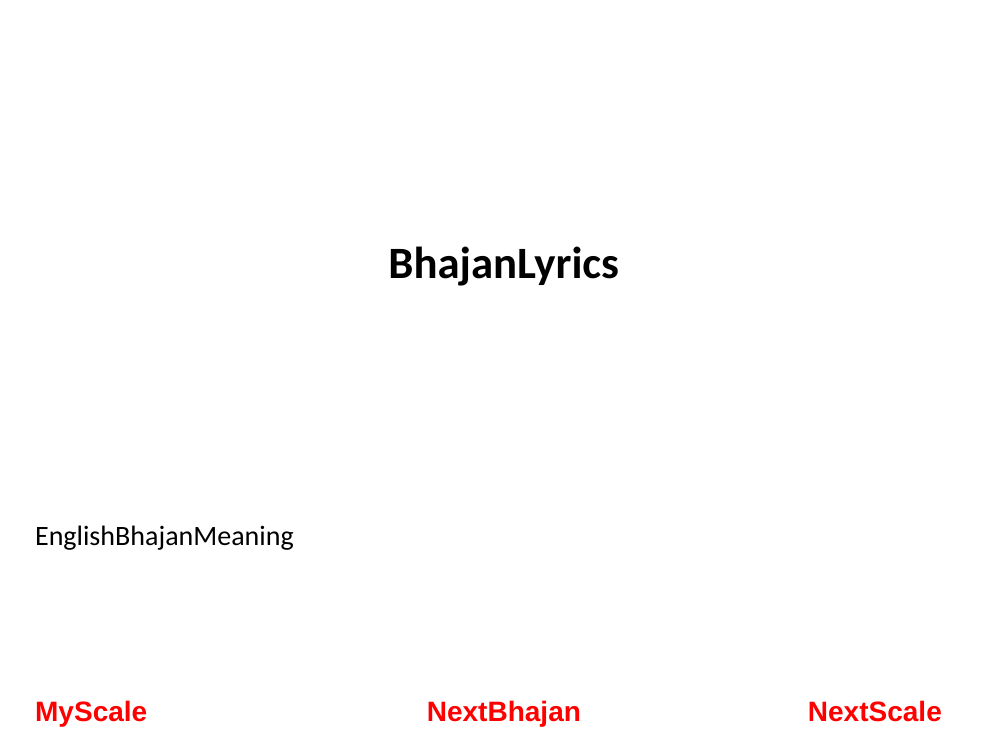
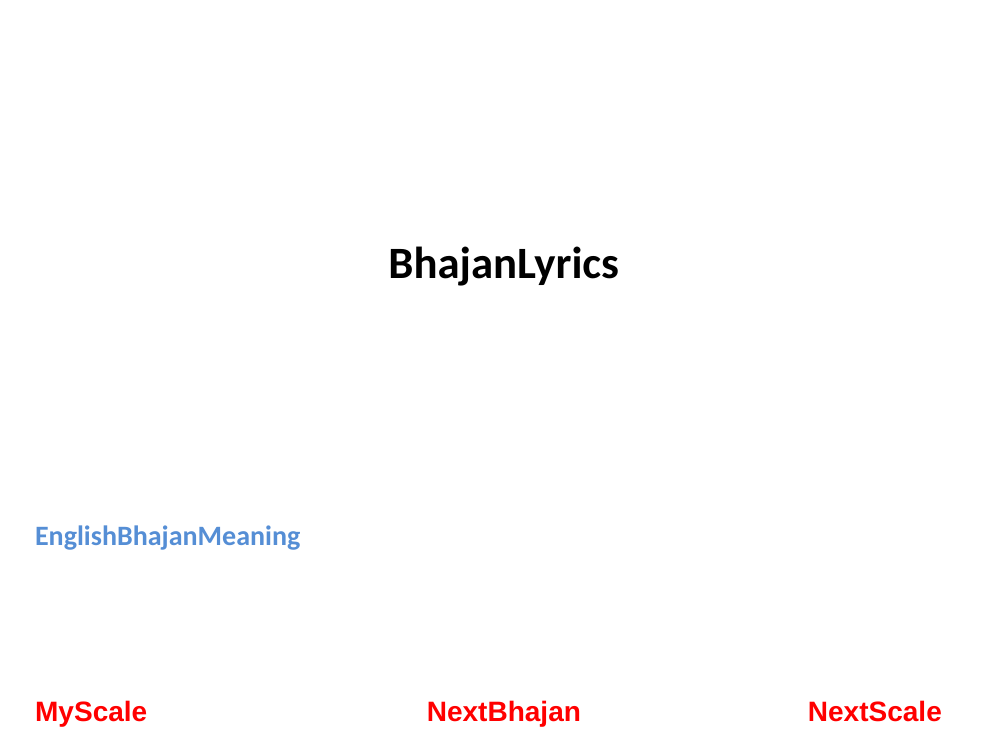
Before and after one commit to rkanadam/saibhajanmaker, a slide deck: slide 1 of WebContent/WEB-INF/poi.pptx. Drawn at 1008x756 pixels with LibreOffice and Linux fonts; fonts in the diff are those of the drawing. Boxes give left, top, right and bottom in pixels: in the first picture for what was removed or moved away, otherwise in the second. Text is boxed around its words. In the diff, an @@ line names an element or a change of style, - is before the commit and + after.

Commit message:
Updating base slide

```diff
--- a/WebContent/WEB-INF/poi.pptx
+++ b/WebContent/WEB-INF/poi.pptx
@@ text "EnglishBhajanMeaning" at bbox=[35, 525, 300, 550]: text colour #000000 to #558ED5, bold on @@
```
